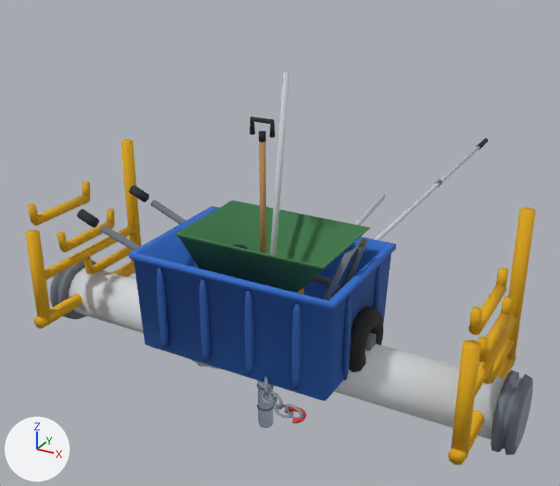
Two versions of the glTF model assets/props/props.glb, one commit apart.
One viewpoint serves both versions: a 50 mm camera at (1.98, -3.42, 2.36) aimed at (-0.14, 0.43, 0.44). The axes (+X, +Y, +Z) are drawn at lower left. The lights are the same throughout. The picture after the commit comes second.

Objects in the first picture: 'BullFloatPole', 'ChainSling', 'ConcreteRake', 'Pipe3m', 'PipeRack', 'PokerSkid', 'Shovel', 'SparesBin', 'Wheelbarrow' and 4 more.
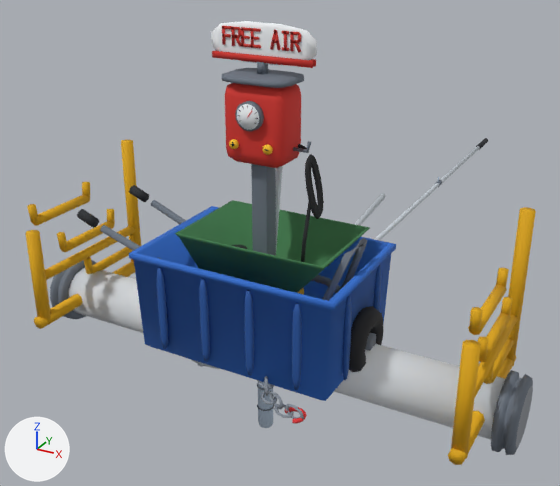
Where the change shows, as pixel boxes [x1, y1, x2, y2] in the pictures (560 x 486 px):
'AirPost', added: after [211, 21, 324, 262]
    faces in mat_air_red (red #d8342c): [212, 50, 316, 168]
    faces in mat_dark_steel (greyish blue #6b7480): [221, 62, 311, 256]
    faces in mat_air_sign (white #f4f7fa): [211, 21, 317, 65]
    faces in mat_rubber (black #1d1f23): [298, 144, 324, 262]
    faces in mat_air_text (red #d8342c): [222, 26, 301, 53]
'ConcreteRake', unchanged, covered by the edit: before [270, 72, 289, 256]; after [276, 166, 283, 249]

The change, as a diff of the scene's bpy script:
```diff
--- a/assets/props/props.glb.py
+++ b/assets/props/props.glb.py
@@ mat_concrete @@
+mat_concrete = principled_material('concrete')
+mat_concrete.base_color = (0.462, 0.468, 0.451)  # grey #b5b6b3
+mat_concrete.roughness = 0.8
@@ mat_air_red @@
+mat_air_red = principled_material('air_red')
+mat_air_red.base_color = (0.687, 0.0343, 0.0252)  # red #d8342c
+mat_air_red.roughness = 0.8
@@ mat_gauge_face @@
+mat_gauge_face = principled_material('gauge_face')
+mat_gauge_face.base_color = (0.905, 0.93, 0.956)  # white #f4f7fa
+mat_gauge_face.roughness = 0.8
@@ mat_air_text @@
+mat_air_text = principled_material('air_text')
+mat_air_text.base_color = (0.687, 0.0343, 0.0252)  # red #d8342c
+mat_air_text.roughness = 0.8
@@ mat_air_sign @@
+mat_air_sign = principled_material('air_sign')
+mat_air_sign.base_color = (0.905, 0.93, 0.956)  # white #f4f7fa
+mat_air_sign.roughness = 0.8
@@ me_airpost @@
+me_airpost.from_pydata(...)  # 1472 vertices, 2612 faces; spans x -0.3..0.35, y -0.2..0.2, z 0.0..1.82
+me_airpost.materials.append(mat_concrete)  # grey #b5b6b3
+me_airpost.materials.append(mat_dark_steel)  # greyish blue #6b7480
+me_airpost.materials.append(mat_air_red)  # red #d8342c
+me_airpost.materials.append(mat_gauge_face)  # white #f4f7fa
+me_airpost.materials.append(mat_grip)  # black #22262b
+me_airpost.materials.append(mat_red)  # red #e5383b
+me_airpost.materials.append(mat_machine)  # yellow #ffc72c
+me_airpost.materials.append(mat_air_sign)  # white #f4f7fa
+me_airpost.materials.append(mat_air_text)  # red #d8342c
+me_airpost.materials.append(mat_rubber)  # black #1d1f23
+me_airpost.materials.append(mat_brass)  # orange #c9a24a
@@ ob_airpost @@
+ob_airpost = bpy.data.objects.new('AirPost', me_airpost)
+ob_airpost.location = (0.0, 0.0, 0.0)
```
